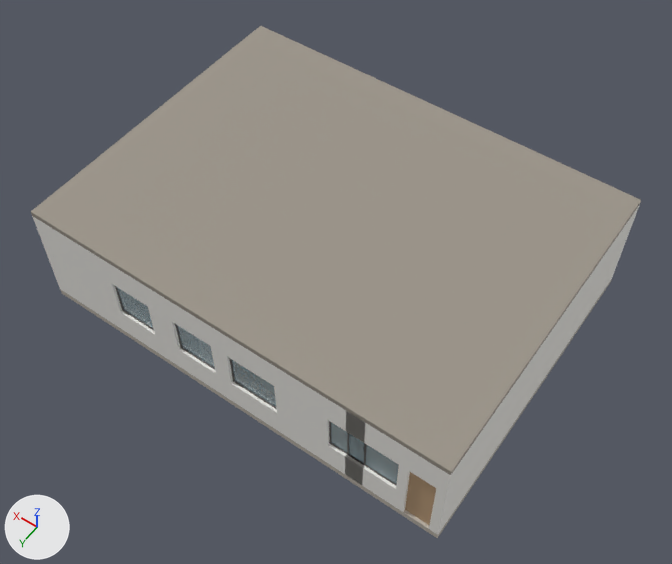
The glTF model ha-security/casa-licea.glb, before and after one commit.
One viewpoint serves both versions: a 50 mm lens placed at (-3.19, 8.44, 20.36), pointed at (5.63, -3.92, 0.94). The lights are fixed; the arrows at lower left show +X, +Y and +Z. The older version comes first. Where no turn or scale is listed for an object, it has been applied to the vertices.

Objects in the first picture: 'door:d_lockbox', 'roof:roof', 'slab:slab', 'wall:shell', 'window:window_1:glass', 'window:window_2:glass' and 8 more.
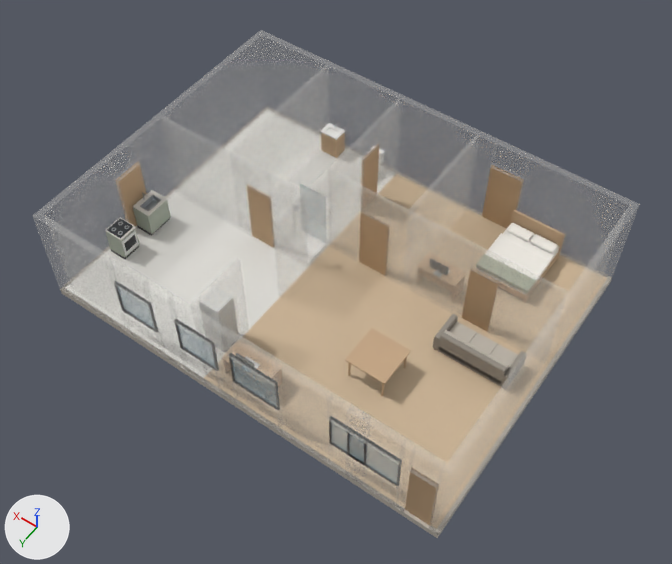
Commit message: feat: cutaway GLB — remove roof, translucent exterior shell

Location of each change, (x1, y1, x2, y2) in pixels of the pictures (672 x 564 px):
'roof:roof', deleted: before (31, 26, 641, 475)
'wall:shell', surface changed: (32, 206, 639, 535) in both
'wall:w_bed_n', surface changed: (329, 170, 568, 352) in both
'wall:w_kit_s', surface changed: (161, 116, 305, 249) in both
'wall:w_live_e', surface changed: (191, 169, 331, 337) in both
'wall:w_bath_e', surface changed: (230, 65, 329, 182) in both
'wall:w_bed_e', surface changed: (409, 135, 479, 231) in both
'wall:w_hall_e', surface changed: (328, 99, 401, 194) in both
'floor:r_living', unchanged, uncovered by the edit: after (244, 247, 521, 463)
'floor:r_kitchen', unchanged, uncovered by the edit: after (109, 194, 280, 329)
'furniture:sofa_2', unchanged, uncovered by the edit: after (433, 314, 525, 386)
'furniture:bed_7', unchanged, uncovered by the edit: after (488, 209, 565, 278)

Patch to the scene script:
```diff
--- a/ha-security/casa-licea.glb.py
+++ b/ha-security/casa-licea.glb.py
@@ mat_wall @@
 mat_wall.roughness = 0.9
+mat_wall.alpha = 0.15
@@ ob_roof_roof @@
-ob_roof_roof = bpy.data.objects.new('roof:roof', me_roof_roof)
-ob_roof_roof.location = (0.0, 0.0, 0.0)
```
